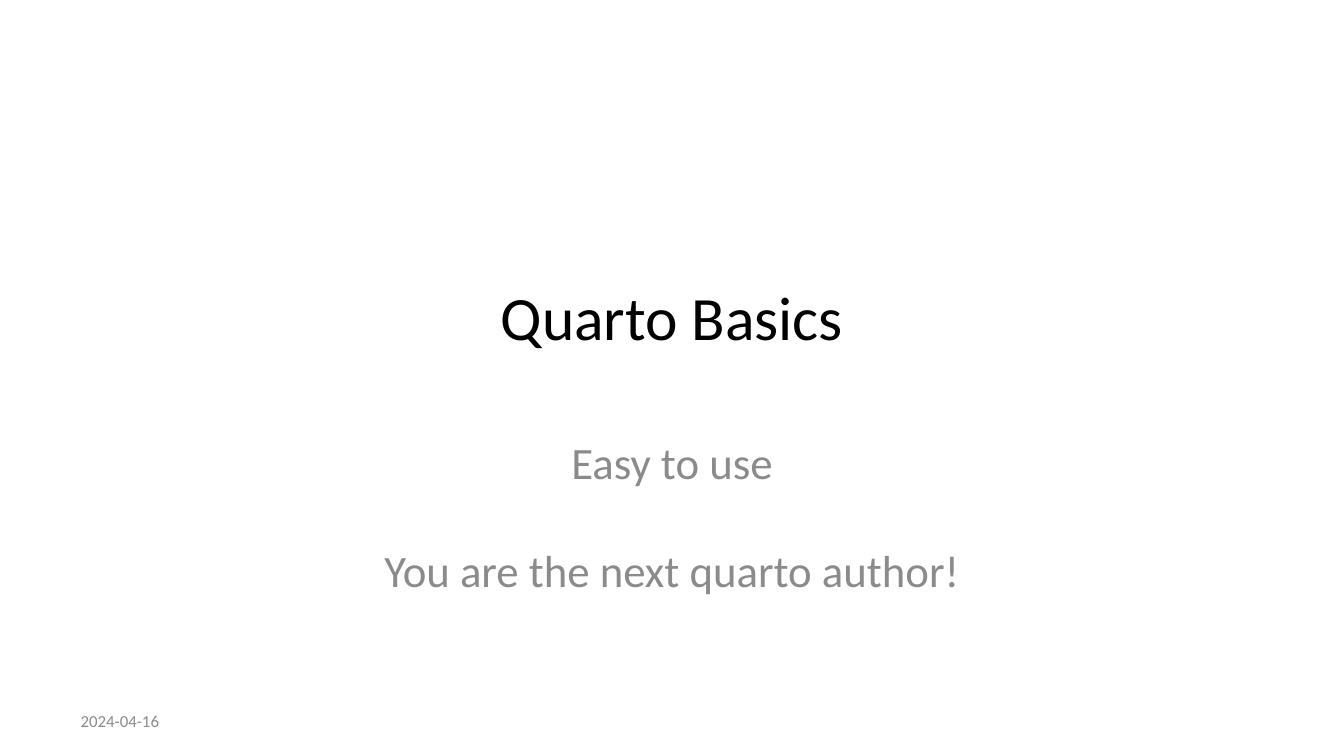
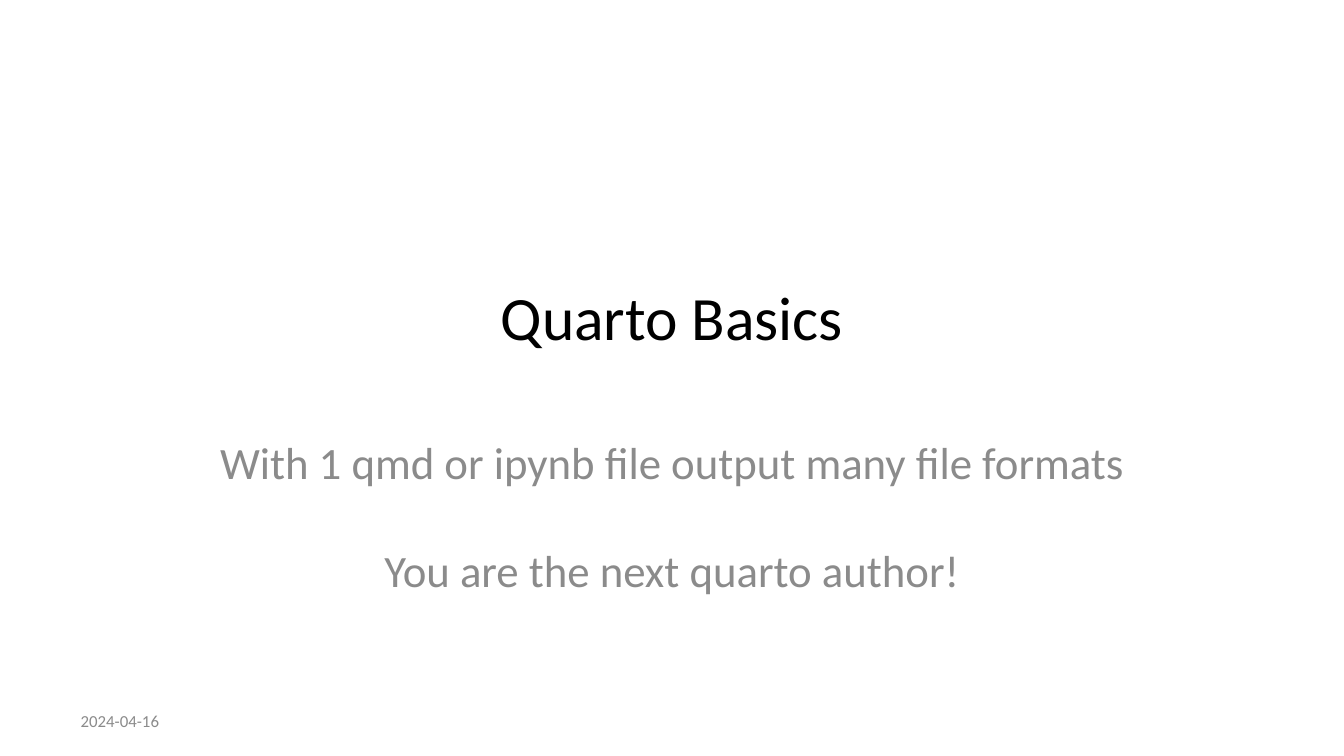
Before and after one commit to dar4rackspace/Quarto-Advantage-Talk-Resources, a slide deck: slide 1 of introduction/hello.pptx. Drawn at 1344x756 pixels with LibreOffice and Linux fonts; fonts in the diff are those of the drawing. Boxes give left, top, right and bottom in pixels: in the first picture for what was removed or moved away, otherwise in the second. Text is boxed around its words. In the diff, an @@ line names an element or a change of style, - is before the commit and + after.

Commit message:
updated output files

```diff
--- a/introduction/hello.pptx
+++ b/introduction/hello.pptx
@@ subtitle at (x1=220, y1=448, x2=1123, y2=594): text changed @@
-Easy to use
-You are the next quarto author!
+With 1 qmd or ipynb file output many file formats
+You are the next quarto author!
```
Also in this commit, not shown: 3 other files.
